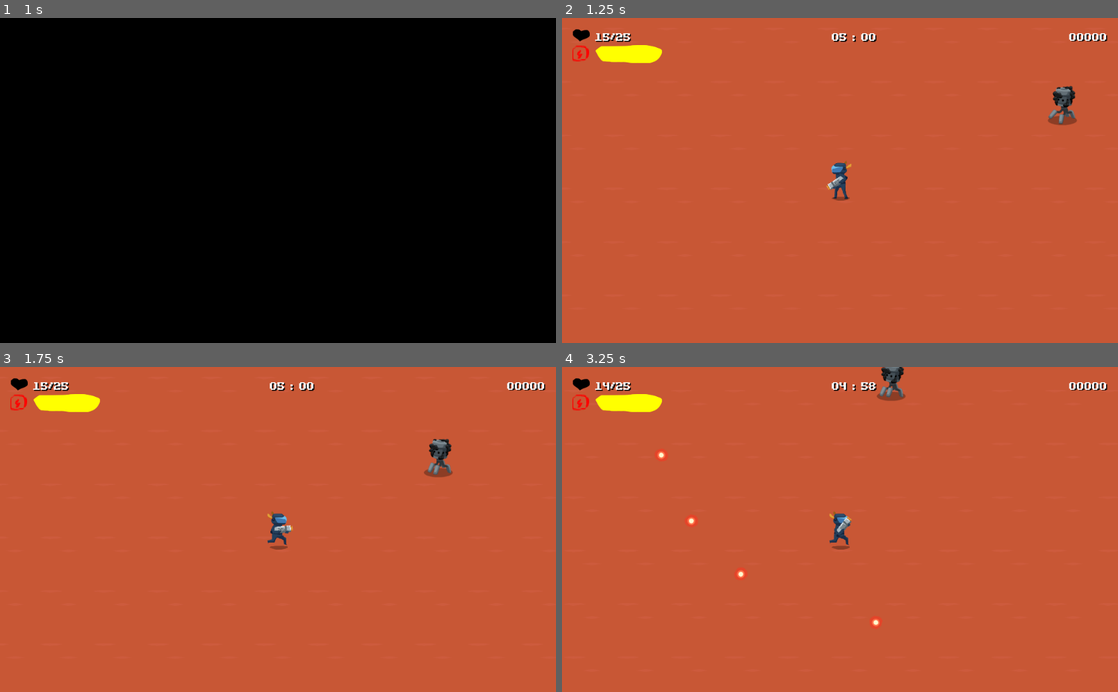
Above: before the commit, frames 1-4 (two rows, left to right).
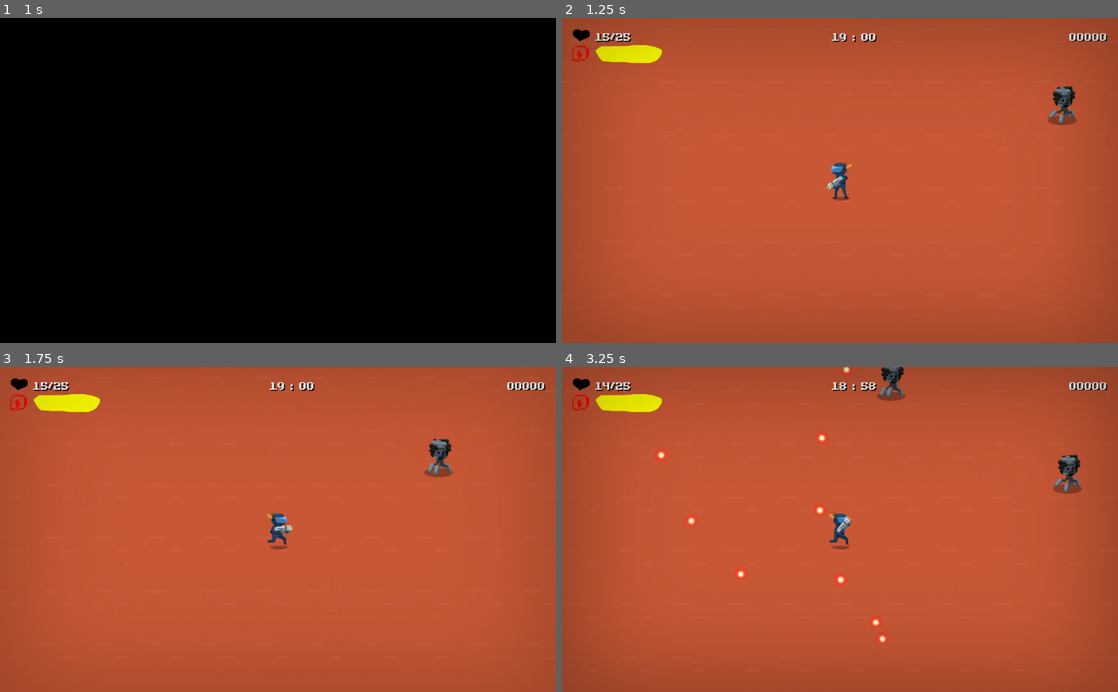
Above: after the commit, the same moments.

Repository: jimmyjonezz/Annigilation
Game: Godot game, scene res://MainMenu/MainMenu.tscn
Same seed, same stepped clock (60 frames per second), same inputs: the game is played once before the commit and once after it.
Inputs (mouse positions are in pixels of both pictures, inside the frame that each line leads up to):
- Up to frame 1 (1 s): click (166, 248) at 0.5 s
- Up to frame 2 (1.25 s): no input
- Up to frame 3 (1.75 s): move the mouse to (400, 513) at 1.27 s; hold Right (ui_right) from 1.28 s (still down)
- Up to frame 4 (3.25 s): move the mouse to (728, 545) at 2.02 s; release Right (ui_right) at 2.03 s; hold Down (ui_down) 2.03-2.78 s; move the mouse to (895, 458) at 2.77 s; hold Right (ui_right) from 2.78 s (still down)

Frame 1 is identical in both runs. In frame 2, 24% of the frame differs, in the area x 0-100%, y 0-100%; in frame 3, 9.1%; in frame 4, 27%.

Commit message:
0.9.4
+ add boss

Diff:
--- a/GUI/GUI.gd
+++ b/GUI/GUI.gd
@@ -12,7 +12,7 @@
 var time_now = 0
 
 func _ready():
-	time_start = 300 #1140 = 19 минут
+	time_start = 1140 #1140 = 19 минут
 	update_count_text(15)
 
 #очки
@@ -52,30 +52,31 @@
 func _on_Tic_timeout():
 	timer()
 
+#кнопка рестарт
 func _on_Restart_pressed():
 	#get_tree().paused = false
 	get_tree().reload_current_scene()
-
+#выход
 func _on_Exit_pressed():
 	get_tree().quit()
-
+#продолжить
 func _on_Continue_pressed():
 	get_tree().set_pause(false)
 	$Pause.visible = false
-
+#для показателя жизни
 func _on_Player_health_changed(health):
 	#animate_value(current_health, new_health)
 	update_count_text(health)
 	current_health = health
-
+#если игрок умер
 func _on_Player_die():
 	get_tree().set_pause(true)
 	$Gameover.visible = true
-
+#в главное меню
 func _on_Main_pressed():
 	get_tree().set_pause(false)
 	get_tree().change_scene("res://MainMenu/MainMenu.tscn")
-
+#заряд оружия
 func _on_Player_damage(count):
 	current_count = count
 	animate_value(count, current_count)
--- a/GUI/GUI.tscn
+++ b/GUI/GUI.tscn
@@ -74,6 +74,7 @@
 texture_progress = ExtResource( 3 )
 
 [node name="GUI" type="Control" parent="."]
+editor/display_folded = true
 anchor_right = 1.0
 anchor_bottom = 1.0
 margin_left = 20.0
@@ -141,12 +142,12 @@
 texture = ExtResource( 8 )
 
 [node name="VFX" type="Control" parent="."]
-visible = false
+editor/display_folded = true
 anchor_right = 1.0
 anchor_bottom = 1.0
 
 [node name="Border" type="TextureRect" parent="VFX"]
-self_modulate = Color( 1, 1, 1, 0.509804 )
+self_modulate = Color( 1, 1, 1, 0.803595 )
 anchor_right = 1.0
 anchor_bottom = 1.0
 texture = ExtResource( 9 )
@@ -154,7 +155,7 @@
 
 [node name="Noise" type="TextureRect" parent="VFX"]
 modulate = Color( 1, 1, 1, 0.392157 )
-self_modulate = Color( 1, 1, 1, 0.392157 )
+self_modulate = Color( 1, 1, 1, 0.658679 )
 anchor_right = 1.0
 anchor_bottom = 1.0
 texture = ExtResource( 10 )
@@ -165,6 +166,7 @@
 anims/ScreenFX = SubResource( 1 )
 
 [node name="Pause" type="TextureRect" parent="."]
+editor/display_folded = true
 visible = false
 modulate = Color( 1, 1, 1, 0.784314 )
 anchor_right = 1.0
@@ -239,6 +241,7 @@
 text = "EXIT"
 
 [node name="Gameover" type="TextureRect" parent="."]
+editor/display_folded = true
 visible = false
 modulate = Color( 1, 1, 1, 0.784314 )
 anchor_right = 1.0
--- a/Main/Main.gd
+++ b/Main/Main.gd
@@ -10,13 +10,28 @@
 
 onready var camera = $Position/Player/Camera2D as Camera2D
 export var Kamikaze : PackedScene
+export var Boss : PackedScene
 
 var pospos = []
+var is_boss_spawning
+var count_enemy = 0
 export var distance = 550
+
+func for_boss():
+	var count_enemy = get_node("SpawnEnemy").get_child_count()
+	print(count_enemy)
+	if count_enemy == 0:
+		is_boss_spawning = true
+
+func spawn_boss():
+	var Boss_instance = Boss.instance()
+	Boss_instance.position = get_node("Boss").position
+	get_node("Boss").add_child(Boss_instance)
 
 func new_game() -> void:
 	randomize()
-	$GUI/GUI/time.text = "05 : 00"
+	for_boss()
+	$GUI/GUI/time.text = "19 : 00"
 	$GUI/GUI/score.text = "00000"
 	get_tree().paused = false
 	$Back.play()
@@ -68,3 +83,7 @@
 #спавним наших друзей
 func _on_SpawnTimer_timeout():
 	spawn_enemy()
+
+	if is_boss_spawning:
+		print("true")
+		spawn_boss()
--- a/Main/Main.tscn
+++ b/Main/Main.tscn
@@ -1,76 +1,83 @@
-[gd_scene load_steps=11 format=2]
+[gd_scene load_steps=12 format=2]
 
 [ext_resource path="res://Main/Main.gd" type="Script" id=1]
 [ext_resource path="res://Robots/Kamikaze/Kamikaze.tscn" type="PackedScene" id=2]
-[ext_resource path="res://Map/Navigation.tscn" type="PackedScene" id=3]
-[ext_resource path="res://Props/Chest.tscn" type="PackedScene" id=4]
-[ext_resource path="res://Point/Point.tscn" type="PackedScene" id=5]
-[ext_resource path="res://Robots/Enemy/Enemy.tscn" type="PackedScene" id=6]
-[ext_resource path="res://Player/Player.tscn" type="PackedScene" id=7]
-[ext_resource path="res://Main/Camera2D.gd" type="Script" id=8]
-[ext_resource path="res://GUI/GUI.tscn" type="PackedScene" id=9]
-[ext_resource path="res://Sound/back.ogg" type="AudioStream" id=10]
+[ext_resource path="res://Robots/Boss/Boss.tscn" type="PackedScene" id=3]
+[ext_resource path="res://Map/Navigation.tscn" type="PackedScene" id=4]
+[ext_resource path="res://Props/Chest.tscn" type="PackedScene" id=5]
+[ext_resource path="res://Point/Point.tscn" type="PackedScene" id=6]
+[ext_resource path="res://Robots/Enemy/Enemy.tscn" type="PackedScene" id=7]
+[ext_resource path="res://Player/Player.tscn" type="PackedScene" id=8]
+[ext_resource path="res://Main/Camera2D.gd" type="Script" id=9]
+[ext_resource path="res://GUI/GUI.tscn" type="PackedScene" id=10]
+[ext_resource path="res://Sound/back.ogg" type="AudioStream" id=11]
 
 [node name="Main" type="Node"]
 script = ExtResource( 1 )
 Kamikaze = ExtResource( 2 )
+Boss = ExtResource( 3 )
 
 [node name="World" type="Node2D" parent="."]
+editor/display_folded = true
 
-[node name="Navigation" parent="World" instance=ExtResource( 3 )]
+[node name="Navigation" parent="World" instance=ExtResource( 4 )]
 
 [node name="SpawnProps" type="Node2D" parent="."]
+editor/display_folded = true
 
-[node name="Chest" parent="SpawnProps" instance=ExtResource( 4 )]
+[node name="Chest" parent="SpawnProps" instance=ExtResource( 5 )]
 position = Vector2( 4823.85, 292.593 )
 
-[node name="Chest2" parent="SpawnProps" instance=ExtResource( 4 )]
+[node name="Chest2" parent="SpawnProps" instance=ExtResource( 5 )]
 position = Vector2( 569.278, 2648.93 )
 
-[node name="Chest3" parent="SpawnProps" instance=ExtResource( 4 )]
+[node name="Chest3" parent="SpawnProps" instance=ExtResource( 5 )]
 position = Vector2( 383.145, 1163.92 )
 
-[node name="Chest4" parent="SpawnProps" instance=ExtResource( 4 )]
+[node name="Chest4" parent="SpawnProps" instance=ExtResource( 5 )]
 position = Vector2( 3160.26, 3965.59 )
 
-[node name="Chest5" parent="SpawnProps" instance=ExtResource( 4 )]
+[node name="Chest5" parent="SpawnProps" instance=ExtResource( 5 )]
 position = Vector2( 3704.37, 2703.47 )
 
 [node name="Point" type="Node2D" parent="."]
 editor/display_folded = true
 
-[node name="Point" parent="Point" instance=ExtResource( 5 )]
+[node name="Point" parent="Point" instance=ExtResource( 6 )]
 position = Vector2( 1213.99, 2115.85 )
 
-[node name="Point6" parent="Point" instance=ExtResource( 5 )]
+[node name="Point6" parent="Point" instance=ExtResource( 6 )]
 position = Vector2( 378.917, 522.036 )
 
-[node name="Point5" parent="Point" instance=ExtResource( 5 )]
+[node name="Point5" parent="Point" instance=ExtResource( 6 )]
 position = Vector2( 2497.08, 587.856 )
 
-[node name="Point2" parent="Point" instance=ExtResource( 5 )]
+[node name="Point2" parent="Point" instance=ExtResource( 6 )]
 position = Vector2( 3393.36, 2371.71 )
 
-[node name="Point3" parent="Point" instance=ExtResource( 5 )]
+[node name="Point3" parent="Point" instance=ExtResource( 6 )]
 position = Vector2( 2120.64, 4031.45 )
 
-[node name="Point4" parent="Point" instance=ExtResource( 5 )]
+[node name="Point4" parent="Point" instance=ExtResource( 6 )]
 position = Vector2( 319.481, 3398.82 )
 
 [node name="SpawnEnemy" type="Node2D" parent="."]
 
-[node name="Enemy" parent="SpawnEnemy" instance=ExtResource( 6 )]
+[node name="Enemy" parent="SpawnEnemy" instance=ExtResource( 7 )]
 position = Vector2( 4202.44, 557.995 )
 
-[node name="Enemy2" parent="SpawnEnemy" instance=ExtResource( 6 )]
-position = Vector2( 3717.64, 3976.48 )
+[node name="Enemy2" parent="SpawnEnemy" instance=ExtResource( 7 )]
+position = Vector2( 4562.61, 831.328 )
 
-[node name="Enemy3" parent="SpawnEnemy" instance=ExtResource( 6 )]
-position = Vector2( 5128.54, 4504.79 )
+[node name="Enemy3" parent="SpawnEnemy" instance=ExtResource( 7 )]
+position = Vector2( 4956.42, 811.975 )
+
+[node name="Boss" type="Position2D" parent="."]
+position = Vector2( 7767.04, 4589.61 )
 
 [node name="Position" type="Node2D" parent="."]
 
-[node name="Player" parent="Position" instance=ExtResource( 7 )]
+[node name="Player" parent="Position" instance=ExtResource( 8 )]
 position = Vector2( 3661.9, 731.282 )
 collision_mask = 15
 speed = 300
--- a/MainMenu/MainMenu.tscn
+++ b/MainMenu/MainMenu.tscn
@@ -28,6 +28,7 @@
 stretch_mode = 5
 
 [node name="Labels" type="Control" parent="CanvasLayer"]
+editor/display_folded = true
 anchor_right = 1.0
 anchor_bottom = 1.0
 size_flags_horizontal = 7
@@ -59,6 +60,7 @@
 valign = 1
 
 [node name="Control" type="Control" parent="CanvasLayer"]
+editor/display_folded = true
 anchor_right = 1.0
 anchor_bottom = 1.0
 margin_right = -439.0
--- a/Map/NewMap.tres
+++ b/Map/NewMap.tres
@@ -48,6 +48,9 @@
 vertices = PoolVector2Array( 0, 0, 128, 0, 128, 128, 0, 128 )
 polygons = [ PoolIntArray( 0, 1, 2, 3 ) ]
 
+[sub_resource type="ConvexPolygonShape2D" id=122]
+points = PoolVector2Array( 0, 0, 128, 0, 128, 128, 0, 128 )
+
 [sub_resource type="NavigationPolygon" id=13]
 vertices = PoolVector2Array( 0, 0, 128, 0, 128, 128, 0, 128 )
 polygons = [ PoolIntArray( 0, 1, 2, 3 ) ]
@@ -407,6 +410,9 @@
 
 [sub_resource type="ConvexPolygonShape2D" id=117]
 points = PoolVector2Array( 96, 96, 96, 32, 0, 32, 0, 0, 96, 0, 128, 32, 128, 96, 96, 128, 0, 128, 0, 96 )
+
+[sub_resource type="ConvexPolygonShape2D" id=123]
+points = PoolVector2Array( 0, 0, 128, 0, 128, 128, 0, 128 )
 
 [sub_resource type="NavigationPolygon" id=118]
 vertices = PoolVector2Array( 0, 0, 128, 0, 128, 128, 0, 128 )
@@ -839,6 +845,12 @@
 "one_way": false,
 "one_way_margin": 1.0,
 "shape": SubResource( 117 ),
+"shape_transform": Transform2D( 1, 0, 0, 1, 0, 0 )
+}, {
+"autotile_coord": Vector2( 4, 1 ),
+"one_way": false,
+"one_way_margin": 1.0,
+"shape": SubResource( 123 ),
 "shape_transform": Transform2D( 1, 0, 0, 1, 0, 0 )
 } ]
 8/z_index = 0
@@ -946,3 +958,19 @@
 14/navigation_offset = Vector2( 0, 0 )
 14/shapes = [  ]
 14/z_index = 0
+15/name = "clear collision"
+15/texture = ExtResource( 1 )
+15/tex_offset = Vector2( 0, 0 )
+15/modulate = Color( 1, 1, 1, 1 )
+15/region = Rect2( 0, 768, 128, 128 )
+15/tile_mode = 0
+15/occluder_offset = Vector2( 0, 0 )
+15/navigation_offset = Vector2( 0, 0 )
+15/shapes = [ {
+"autotile_coord": Vector2( 0, 0 ),
+"one_way": false,
+"one_way_margin": 1.0,
+"shape": SubResource( 122 ),
+"shape_transform": Transform2D( 1, 0, 0, 1, 0, 0 )
+} ]
+15/z_index = 0
--- a/Player/Player.gd
+++ b/Player/Player.gd
@@ -4,7 +4,7 @@
 signal die()
 signal damage(count)
 
-const KNOCKBACK_FORCE = 4.0
+const KNOCKBACK_FORCE = 1.0
 var inbody = false
 
 #загружаем префаб пуль
@@ -73,7 +73,7 @@
 			inbody = true
 			#реализован метод knockback - отталкивание перса
 			var target_dir = (position - body.position).normalized()
-			var pos = position * target_dir * delta * KNOCKBACK_FORCE
+			var pos = position + target_dir * delta * KNOCKBACK_FORCE
 			#print("position: %s, target: %s, pos: %s" % [position, target_dir, pos])
 			move_and_collide(pos)
 
--- /dev/null
+++ b/Robots/Boss/Boss.gd
@@ -0,0 +1,13 @@
+extends KinematicBody2D
+
+var total_health = 100
+
+export var Bullet : PackedScene
+
+func hit() -> void:
+	total_health -= 1
+
+	#если число жизни равно ZERO - удаляем объект
+	if total_health == 0:
+		$"../../GUI".take_score(30)
+		queue_free()
--- /dev/null
+++ b/Robots/Boss/Boss.tscn
@@ -0,0 +1,20 @@
+[gd_scene load_steps=5 format=2]
+
+[ext_resource path="res://Robots/Boss/Boss.gd" type="Script" id=1]
+[ext_resource path="res://Bullet/Bullet.tscn" type="PackedScene" id=2]
+[ext_resource path="res://Image/Boss/bigboss.png" type="Texture" id=3]
+
+[sub_resource type="CircleShape2D" id=1]
+radius = 46.074
+
+[node name="Boss" type="KinematicBody2D"]
+collision_layer = 2
+collision_mask = 59
+script = ExtResource( 1 )
+Bullet = ExtResource( 2 )
+
+[node name="Sprite" type="Sprite" parent="."]
+texture = ExtResource( 3 )
+
+[node name="CollisionShape2D" type="CollisionShape2D" parent="."]
+shape = SubResource( 1 )
--- a/Robots/Enemy/Enemy.gd
+++ b/Robots/Enemy/Enemy.gd
@@ -43,6 +43,7 @@
 	if current_health == 0:
 		$"../../GUI".take_score(30)
 		queue_free()
+		$"../../".for_boss()
 
 func _physics_process(delta):
 	#вычисляем нормаль - направление в сторону игрока
Binary file added: Image/Boss/bigboss.png
Not shown, added: Image/Boss/bigboss.png.import
Not shown: 1 places in Main/Main.tscn that only renumber resources
Not shown: 1 places in Map/NewMap.tres that only renumber resources
